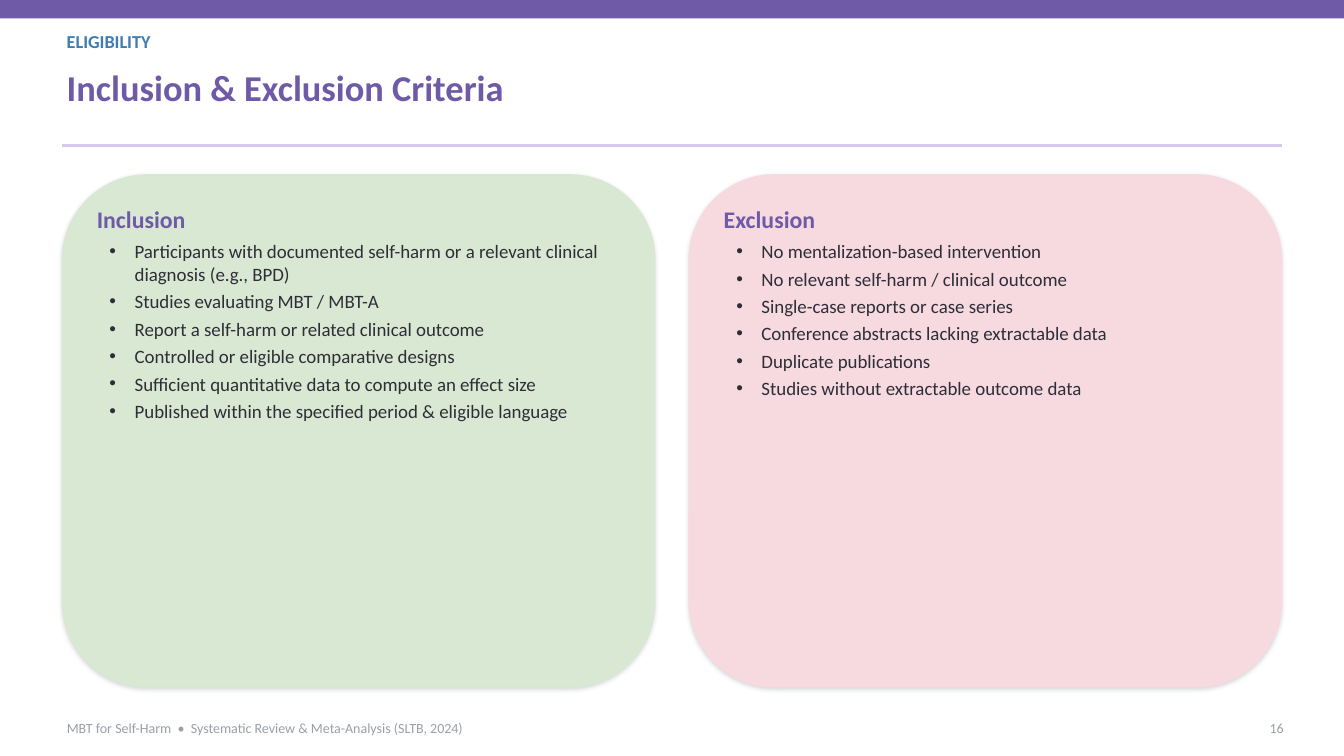
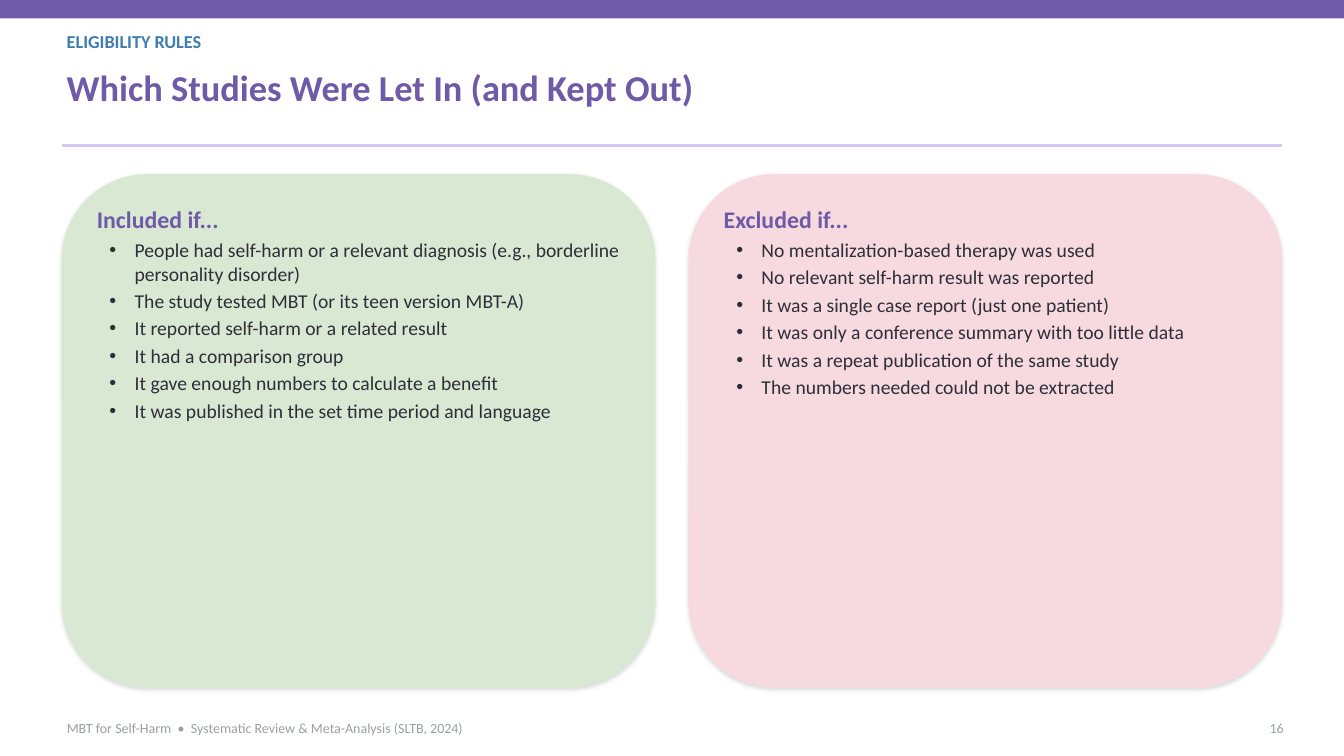
Before and after one commit to tejasdangodra786-byte/Dango-kiro, a slide deck: slide 16 of Journal_Club_MBT_SelfHarm.pptx. Drawn at 1344x756 pixels with LibreOffice and Linux fonts; fonts in the diff are those of the drawing. Boxes give left, top, right and bottom in pixels: in the first picture for what was removed or moved away, otherwise in the second. Text is boxed around its words. In the diff, an @@ line names an element or a change of style, - is before the commit and + after.

Commit message:
Revise deck: 14pt body text, simpler language with plain meanings in brackets, and plain-language captions under every graph
- Sub-topic/body text set to 14pt (headings unchanged)
- Difficult terms explained in brackets (e.g., mentalizing = 'reading minds')
- Every chart/diagram now has a 'What this shows' caption in simple language
- Content reorganized for clearer, more detailed flow; verified effect sizes retained (g=-0.82 self-harm, -1.08 BPD, -1.10 depression)

```diff
--- a/Journal_Club_MBT_SelfHarm.pptx
+++ b/Journal_Club_MBT_SelfHarm.pptx
@@ text at box(67, 36, 202, 48): text changed @@
-ELIGIBILITY
+ELIGIBILITY RULES
@@ text at box(67, 74, 693, 107): text changed @@
-Inclusion & Exclusion Criteria
+Which Studies Were Let In (and Kept Out)
@@ text in rounded rectangle at box(97, 211, 619, 422): text changed; size 13.5 to 14 pt @@
-Inclusion
-• Participants with documented self-harm or a relevant clinical diagnosis (e.g., BPD)
-• Studies evaluating MBT / MBT-A
-• Report a self-harm or related clinical outcome
-• Controlled or eligible comparative designs
-• Sufficient quantitative data to compute an effect size
-• Published within the specified period & eligible language
+Included if...
+• People had self-harm or a relevant diagnosis (e.g., borderline personality disorder)
+• The study tested MBT (or its teen version MBT-A)
+• It reported self-harm or a related result
+• It had a comparison group
+• It gave enough numbers to calculate a benefit
+• It was published in the set time period and language
@@ text in rounded rectangle at box(724, 211, 1184, 394): text changed; size 13.5 to 14 pt @@
-Exclusion
-• No mentalization-based intervention
-• No relevant self-harm / clinical outcome
-• Single-case reports or case series
-• Conference abstracts lacking extractable data
-• Duplicate publications
-• Studies without extractable outcome data
+Excluded if...
+• No mentalization-based therapy was used
+• No relevant self-harm result was reported
+• It was a single case report (just one patient)
+• It was only a conference summary with too little data
+• It was a repeat publication of the same study
+• The numbers needed could not be extracted
```
Also in this commit, not shown: 39 other slides changed, 3 slides added, 3 slides removed, 1 other file.
